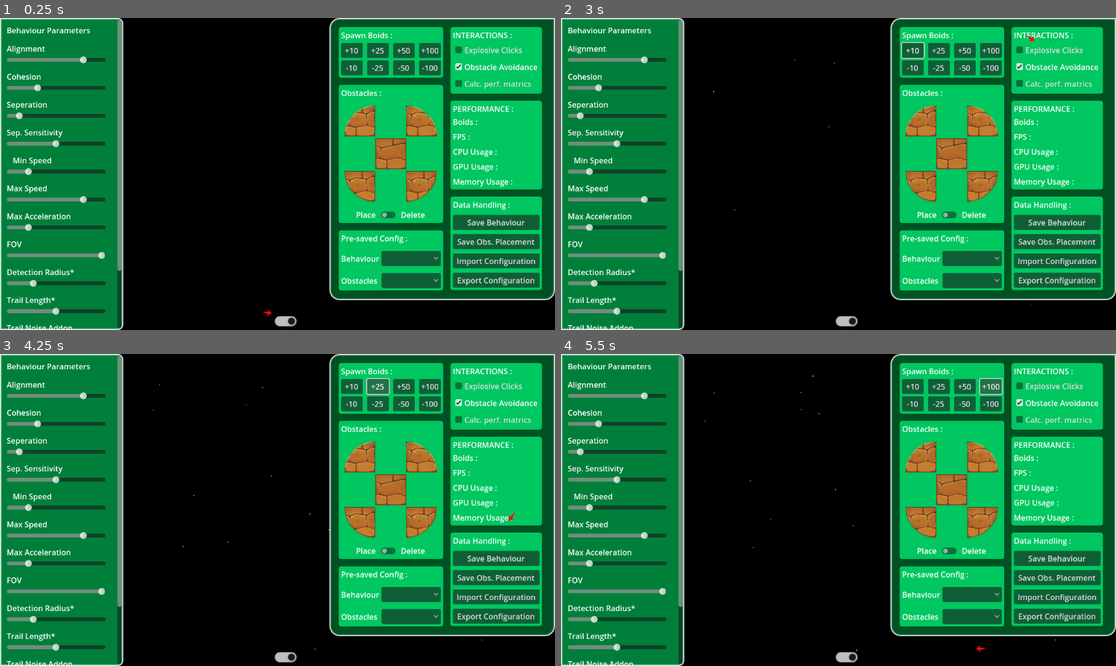
Above: before the commit, frames 1-4 (two rows, left to right).
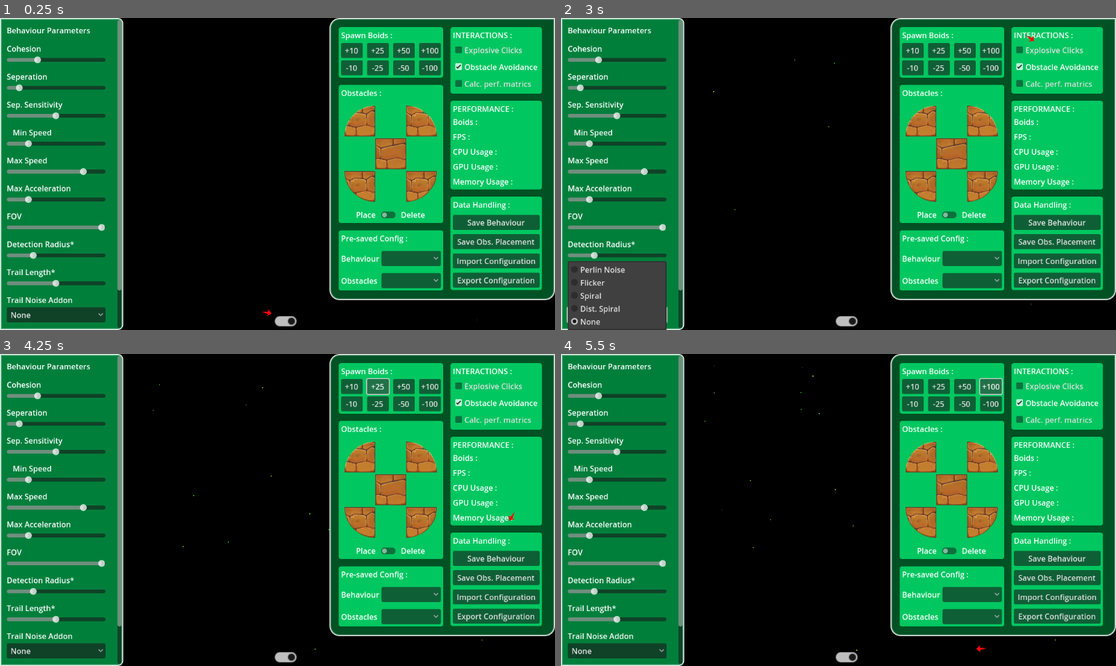
Above: after the commit, the same moments.

Repository: Vivek13130/Boids
Game: Godot game, scene res://scenes/main_scene.tscn
Same seed, same stepped clock (60 frames per second), same inputs: the game is played once before the commit and once after it.
Inputs (mouse positions are in pixels of both pictures, inside the frame that each line leads up to):
- Up to frame 1 (0.25 s): no input
- Up to frame 2 (3 s): click (844, 320) at 0.5 s; click (844, 320) at 1.25 s; click "+10" at 2 s; click (616, 314) at 2.75 s, where only the run after the commit has a clickable "None"
- Up to frame 3 (4.25 s): click "+25" at 3.5 s
- Up to frame 4 (5.5 s): click "+50" at 4.25 s; click "+100" at 5 s

The runs differ from the first frame. In frame 1, 3.3% of the frame differs, in the area x 1-22%, y 8-100%; in frame 2, 6.1%, in the area x 1-66%, y 7-100%; in frame 3, 3.3%; in frame 4, 3.3%.

Commit message:
trails addons(5)
implemented trail addons ( perlin noise , spiral , flicker etc )

Diff:
--- a/scenes/main_scene.gd
+++ b/scenes/main_scene.gd
@@ -3,7 +3,6 @@
 const boid_scene : PackedScene = preload("res://scenes/boid.tscn")
 @onready var boid_manager: Node2D = $CanvasLayer/boid_manager
 @onready var obstacle_manager: Node2D = $CanvasLayer/obstacle_manager
-@onready var trail_viewport: SubViewport = $TrailContainer/TrailViewport
 
 
 
--- a/scenes/main_ui.gd
+++ b/scenes/main_ui.gd
@@ -83,8 +83,7 @@
 	min_speed_slider.value = randf_range(min_speed_slider.min_value, min_speed_slider.max_value)
 	max_speed_slider.value = randf_range(max_speed_slider.min_value, max_speed_slider.max_value)
 	max_acc_slider.value = randf_range(max_acc_slider.min_value, max_acc_slider.max_value)
-	fov_slider.value = randf_range(fov_slider.min_value, fov_slider.max_value)
-	#update_latency_slider.value = randf_range(update_latency_slider.min_value, update_latency_slider.max_value)
+	#fov_slider.value = randf_range(fov_slider.min_value, fov_slider.max_value)
 	#detection_radius_slider.value = randf_range(detection_radius_slider.min_value, detection_radius_slider.max_value)
 	trail_length_slider.value = randf_range(trail_length_slider.min_value, trail_length_slider.max_value)
 
@@ -256,3 +255,7 @@
 			is_placing_obstacles = true  # Start placing
 		elif not event.pressed:
 			is_placing_obstacles = false  # Stop placing
+
+
+func _on_trail_noise_addon_item_selected(index: int) -> void:
+	manager.trail_effect = index
--- a/scenes/manager.gd
+++ b/scenes/manager.gd
@@ -72,7 +72,7 @@
 
 const FORWARD_BIAS : int = 1000
 
-
+var trail_effect : int = 4 # index of which trail effect is applied
 
 
 #-------------------------------------------
--- a/scenes/trail.gd
+++ b/scenes/trail.gd
@@ -1,9 +1,17 @@
 extends Line2D
 
+
+@export var amplitude: float = 2.0
+@export var frequency: float = 100.0
+@export var noise_intensity: float = 2.0
+@export var flicker_intensity: float = 5.0
+
+var noise := FastNoiseLite.new()
 
 func _ready() -> void:
 	position = Vector2.ZERO
 	rotation = 0
+	noise.seed = randi()  # Randomize noise
 
 func _process(delta: float) -> void:
 	if manager.TRAIL_ENABLED == false or manager.TRAIL_LENGTH == 0:
@@ -17,4 +25,85 @@
 		remove_point(0)
 
 
-# implement noise addon on trail points
+	match manager.trail_effect :
+		0 :
+			apply_perlin_noise()
+		1 :
+			apply_flicker()
+		2 :
+			apply_spiral_effect()
+		3 :
+			apply_spiral_distorted()
+		4 :
+			pass # no effect
+
+
+
+func apply_spiral_effect(strength: float = 0.3, rotation_speed: float = 35.0) -> void:
+	var center = get_point_position(get_point_count() - 1)  # Latest point
+	var time = Time.get_ticks_msec() / 1000.0
+	var valid_points = max(0 , get_point_count() - 3)
+
+	for i in range(0, valid_points):
+		var point = get_point_position(i)
+		var angle = (i * strength) + (time * rotation_speed)
+		var offset = Vector2(cos(angle), sin(angle)) * (i * 0.1)
+		set_point_position(i, point + offset)
+
+
+
+func apply_perlin_noise():
+	for i in range(get_point_count()):
+		var point = get_point_position(i)
+		var noise_offset = noise.get_noise_2d(point.x, point.y) * noise_intensity
+		point.x += noise_offset  # Add slight noise to x for randomness
+		set_point_position(i, point)
+
+
+
+
+func apply_spiral_distorted():
+	var skip_points = min(2, get_point_count())
+	var total_points = get_point_count()
+	if total_points <= skip_points:
+		return
+
+	for i in range(skip_points, total_points):
+		var point = get_point_position(i)
+
+		# Get normalized position in trail
+		var t = float(i - skip_points) / (total_points - skip_points)
+
+		# Faster time shift based on boid speed (multiplier increased)
+		var time_shift = Time.get_ticks_msec() * 0.005
+
+		# Introduce spacing factor based on distance from previous point
+		var spacing_factor = 1.0 + (i - skip_points) * 0.1
+
+		var spiral_offset = Vector2(
+			cos(t * TAU * frequency + time_shift * spacing_factor) * amplitude,
+			sin(t * TAU * frequency + time_shift * spacing_factor) * amplitude
+		)
+
+		point += spiral_offset
+		set_point_position(i, point)
+
+
+
+
+func apply_flicker(): # works perfect
+	var skip_points = min(2, get_point_count())
+	var total_points = get_point_count()
+	if total_points <= skip_points:
+		return
+
+	for i in range(0, total_points - skip_points):
+		var point = get_point_position(i)
+
+		var flicker_offset = Vector2(
+			(randf() - 0.5) * amplitude * 2.0,
+			(randf() - 0.5) * amplitude * 2.0
+		)
+
+		point += flicker_offset
+		set_point_position(i, point)
--- a/scenes/ui.tscn
+++ b/scenes/ui.tscn
@@ -75,6 +75,7 @@
 fit_content = true
 
 [node name="alignment" type="VBoxContainer" parent="Behaviour_UI_Left/MarginContainer/VBoxContainer"]
+visible = false
 layout_mode = 2
 
 [node name="Label" type="Label" parent="Behaviour_UI_Left/MarginContainer/VBoxContainer/alignment"]
@@ -197,12 +198,12 @@
 layout_mode = 2
 selected = 4
 item_count = 5
-popup/item_0/text = "Sine Wave"
-popup/item_1/text = "Perlin Noise"
+popup/item_0/text = "Perlin Noise"
+popup/item_1/text = "Flicker"
 popup/item_1/id = 1
-popup/item_2/text = "Item 3"
+popup/item_2/text = "Spiral"
 popup/item_2/id = 2
-popup/item_3/text = "Item 4"
+popup/item_3/text = "Dist. Spiral"
 popup/item_3/id = 3
 popup/item_4/text = "None"
 popup/item_4/id = 4
@@ -619,6 +620,7 @@
 [connection signal="drag_ended" from="Behaviour_UI_Left/MarginContainer/VBoxContainer/fov/HSlider" to="." method="_on_fov_slider_drag_ended"]
 [connection signal="drag_ended" from="Behaviour_UI_Left/MarginContainer/VBoxContainer/detection radius/HSlider" to="." method="_on_detection_radius_slider_drag_ended"]
 [connection signal="drag_ended" from="Behaviour_UI_Left/MarginContainer/VBoxContainer/trail length/HSlider" to="." method="_on_trail_length_slider_drag_ended"]
+[connection signal="item_selected" from="Behaviour_UI_Left/MarginContainer/VBoxContainer/trail noise/OptionButton" to="." method="_on_trail_noise_addon_item_selected"]
 [connection signal="pressed" from="Behaviour_UI_Left/MarginContainer/VBoxContainer/ButtonTray/checkBoxes/trails_check" to="." method="_on_trails_check_pressed"]
 [connection signal="pressed" from="Behaviour_UI_Left/MarginContainer/VBoxContainer/ButtonTray/checkBoxes/cluster_check" to="." method="_on_colors_check_pressed"]
 [connection signal="pressed" from="Behaviour_UI_Left/MarginContainer/VBoxContainer/ButtonTray/radomize_reset/reset_button" to="." method="_on_reset_button_pressed"]
